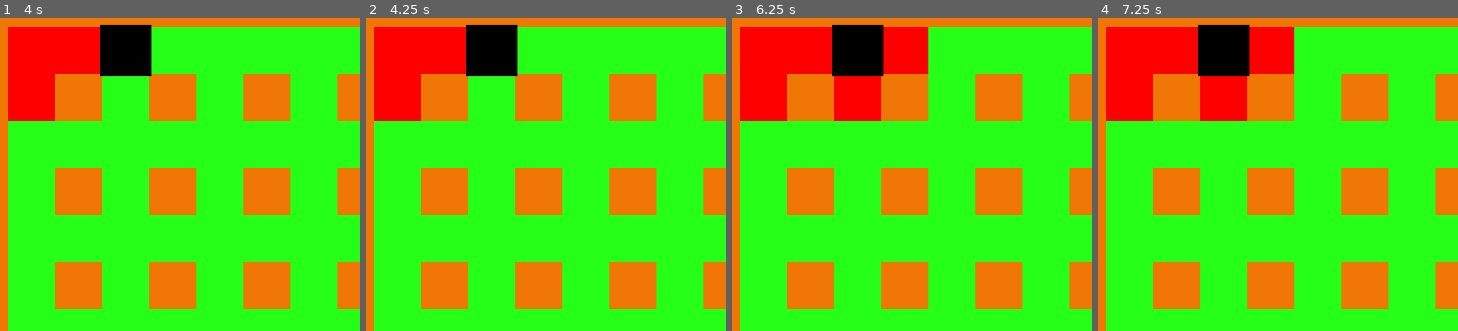
Above: before the commit, frames 1-4 (left to right).
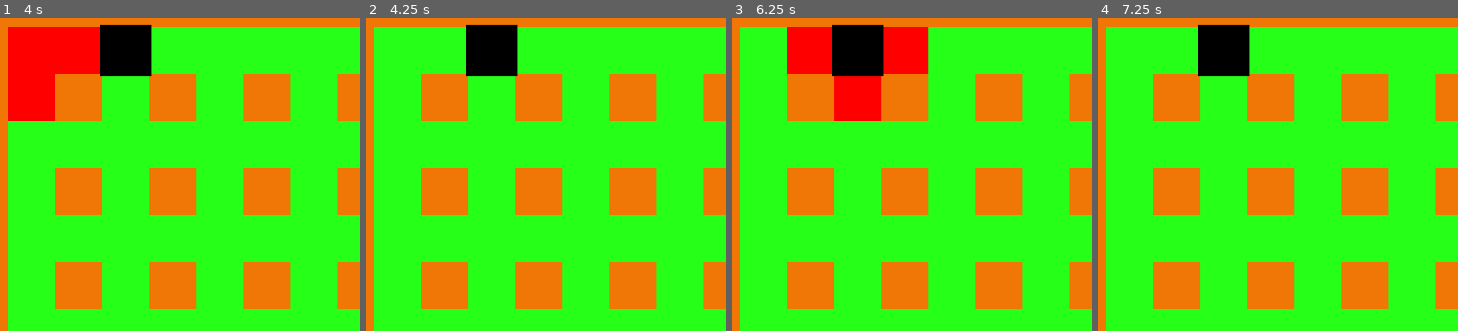
Above: after the commit, the same moments.

Repository: adrianofelix019/bomberman-clone
Game: Godot game, scene res://scenes/main_game.tscn
Same seed, same stepped clock (60 frames per second), same inputs: the game is played once before the commit and once after it.
Inputs:
- Up to frame 1 (4 s): tap Enter at 0.5 s; hold Right (ui_right) 0.53-1.28 s; hold K (place_bomb) 0.53-1.28 s; hold Down (ui_down) 1.28-2.03 s; tap K (place_bomb) at 1.35, 2.85 s; hold Right (ui_right) 2.03-2.78 s; hold K (place_bomb) 2.03-2.78 s; tap Space at 2.75 s; hold Up (ui_up) 2.78-3.53 s; hold Left (ui_left) from 3.53 s (still down); hold K (place_bomb) from 3.53 s (still down)
- Up to frame 2 (4.25 s): keep holding Left (ui_left); keep holding K (place_bomb)
- Up to frame 3 (6.25 s): release K (place_bomb) at 4.28 s; tap K (place_bomb) at 4.35, 5.85 s; tap Enter at 5 s; release Left (ui_left) at 5.03 s; hold Down (ui_down) 5.03-5.78 s; hold K (place_bomb) 5.03-5.78 s; tap Space at 5.75 s; hold Right (ui_right) from 5.78 s (still down)
- Up to frame 4 (7.25 s): tap Enter at 6.5 s; release Right (ui_right) at 6.53 s; hold Up (ui_up) from 6.53 s (still down); hold K (place_bomb) from 6.53 s (still down)
The pictures show only the part of the screen within x 0-50%, y 0-50%; the shares and areas given below are measured in that part.

Frame 1 is identical in both runs. In frame 2, 5.8% of the frame differs, in the area x 2-28%, y 2-33%; in frame 3, 3.9%; in frame 4, 9.6%, in the area x 2-55%, y 2-33%.
Error before the commit: Invalid access to property or key 'bombs_coords' on a base object of type 'null instance'. (res://scripts/explosion.gd:44)
Error after the commit: Invalid access to property or key 'bombs_coords' on a base object of type 'null instance'. (res://scripts/bomb.gd:14)

Commit message:
fix null instance when player die

Diff:
--- a/scripts/explosion.gd
+++ b/scripts/explosion.gd
@@ -41,7 +41,8 @@
 
 
 func _on_timer_timeout() -> void:
-	$"../BomberGuy".bombs_coords.pop_front()
+	if is_instance_valid($"../BomberGuy"):
+		$"../BomberGuy".bombs_coords.pop_front()
 	queue_free()
 
 
